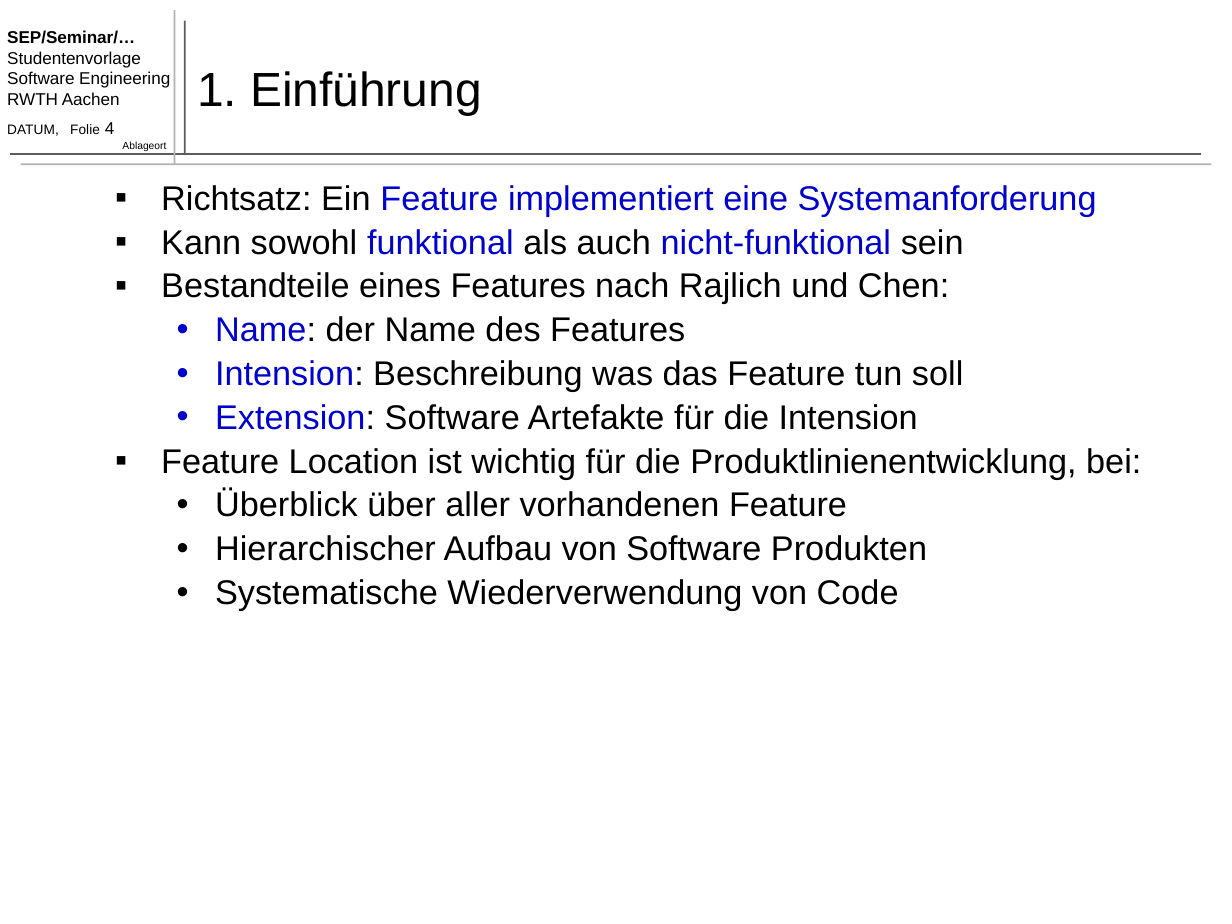
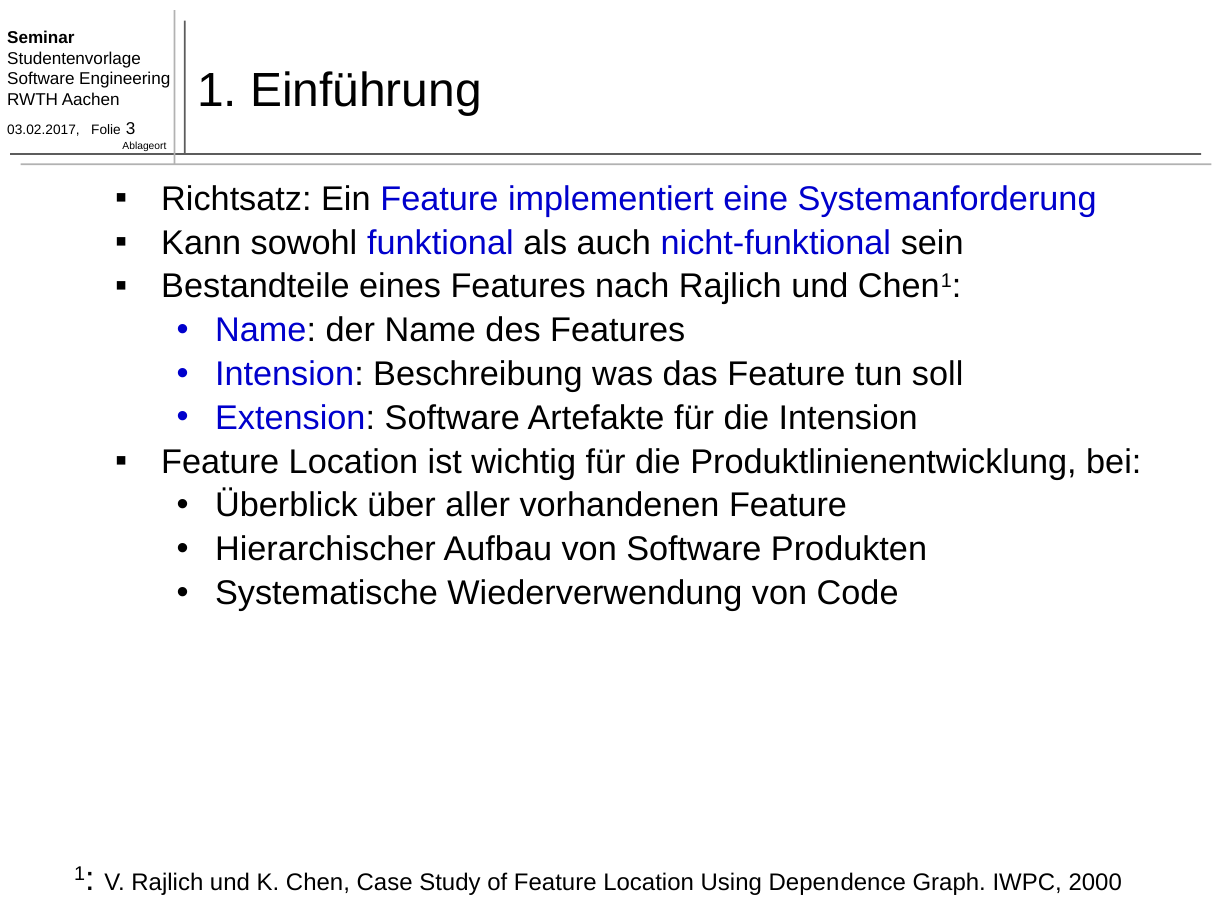
Before and after one commit to TimoBergerbusch/feature-location-techniques, a slide deck: slide 3 of Feature Location Techniques - Präsentation.pptx (slide 4 before the commit). Drawn at 1232x924 pixels with LibreOffice and Linux fonts; fonts in the diff are those of the drawing. Boxes give left, top, right and bottom in pixels: in the first picture for what was removed or moved away, otherwise in the second. Text is boxed around its words. In the diff, an @@ line names an element or a change of style, - is before the commit and + after.

```diff
--- a/Feature Location Techniques - Präsentation.pptx
+++ b/Feature Location Techniques - Präsentation.pptx
@@ text at bbox=[7, 30, 74, 43]: text changed @@
-SEP/Seminar/…
+Seminar
@@ text at bbox=[7, 122, 136, 136]: text changed @@
-DATUM, Folie 4
+03.02.2017, Folie 3
@@ text at bbox=[161, 272, 848, 304]: text changed @@
-▪ Bestandteile eines Features nach Rajlich und Chen:
+▪ Bestandteile eines Features nach Rajlich und Chen1:
@@ text added at bbox=[74, 866, 1122, 895], 14 pt, text #000000 @@
+1: V. Rajlich und K. Chen, Case Study of Feature Location Using Dependence Graph. IWPC, 2000
```
Also in this commit, not shown: 30 other slides changed, 3 slides added, 2 slides removed, 2 other files.
